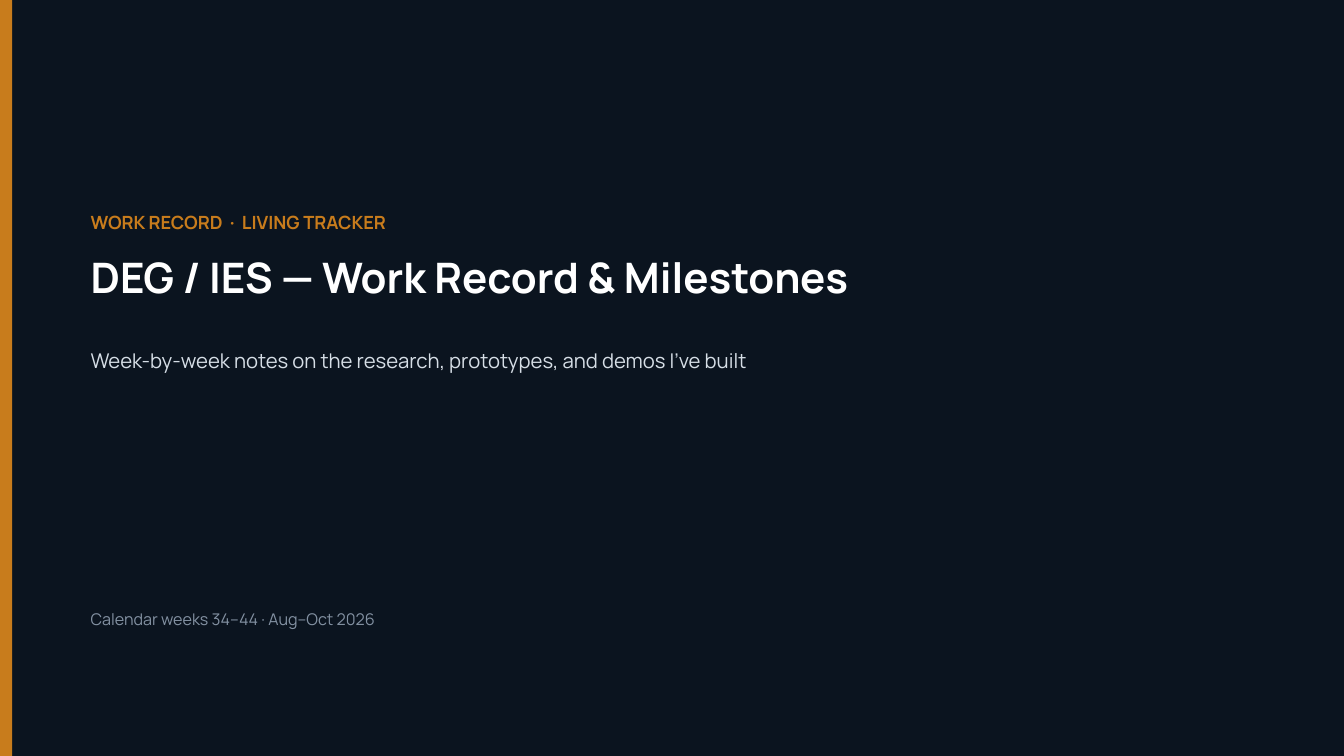
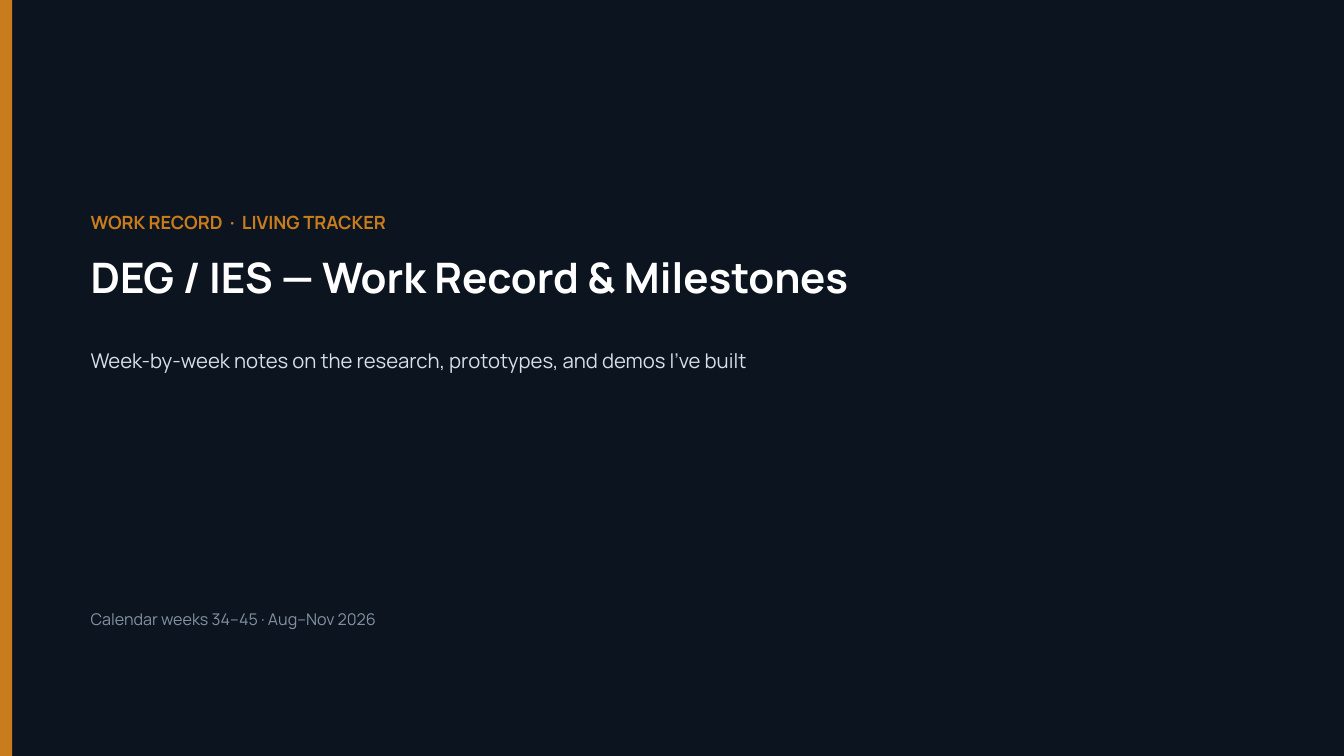
Before and after one commit to Sanjay-dev22/personal-deg, a slide deck: slide 1 of work-record/DEG-IES-Weekly-Update-Group-Meeting.pptx. Drawn at 1344x756 pixels with LibreOffice and Linux fonts; fonts in the diff are those of the drawing. Boxes give left, top, right and bottom in pixels: in the first picture for what was removed or moved away, otherwise in the second. Text is boxed around its words. In the diff, an @@ line names an element or a change of style, - is before the commit and + after.

```diff
--- a/work-record/DEG-IES-Weekly-Update-Group-Meeting.pptx
+++ b/work-record/DEG-IES-Weekly-Update-Group-Meeting.pptx
@@ text at (91, 613, 376, 629): text changed @@
-Calendar weeks 34–44 · Aug–Oct 2026
+Calendar weeks 34–45 · Aug–Nov 2026
```
Also in this commit, not shown: 1 other slide changed, 2 slides added, 2 other files.
